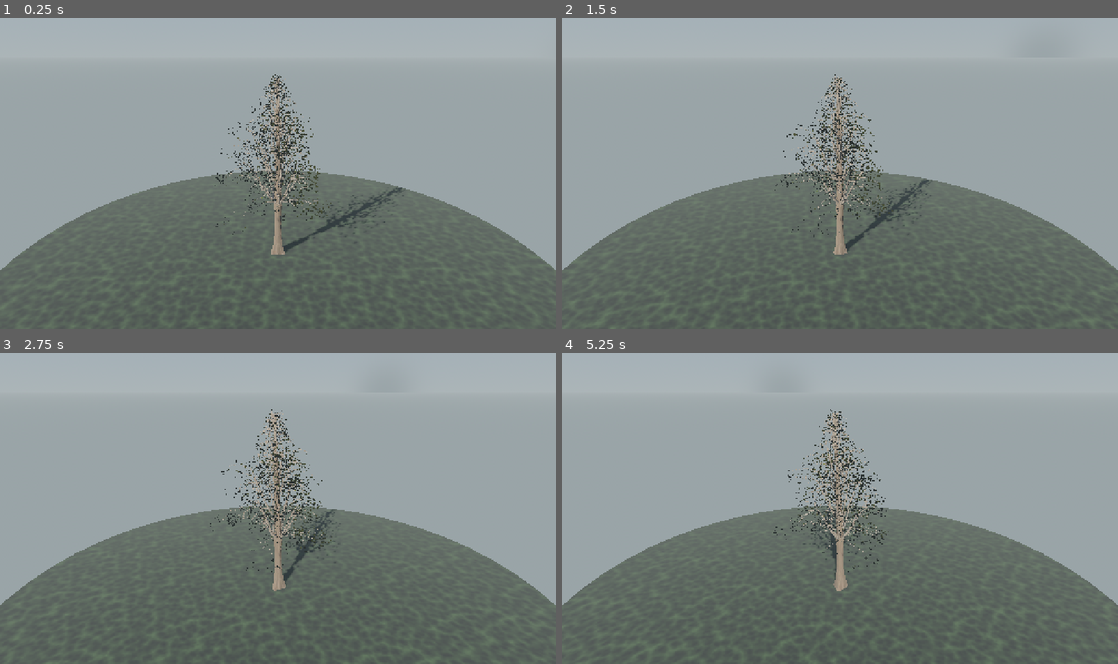
Above: before the commit, frames 1-4 (two rows, left to right).
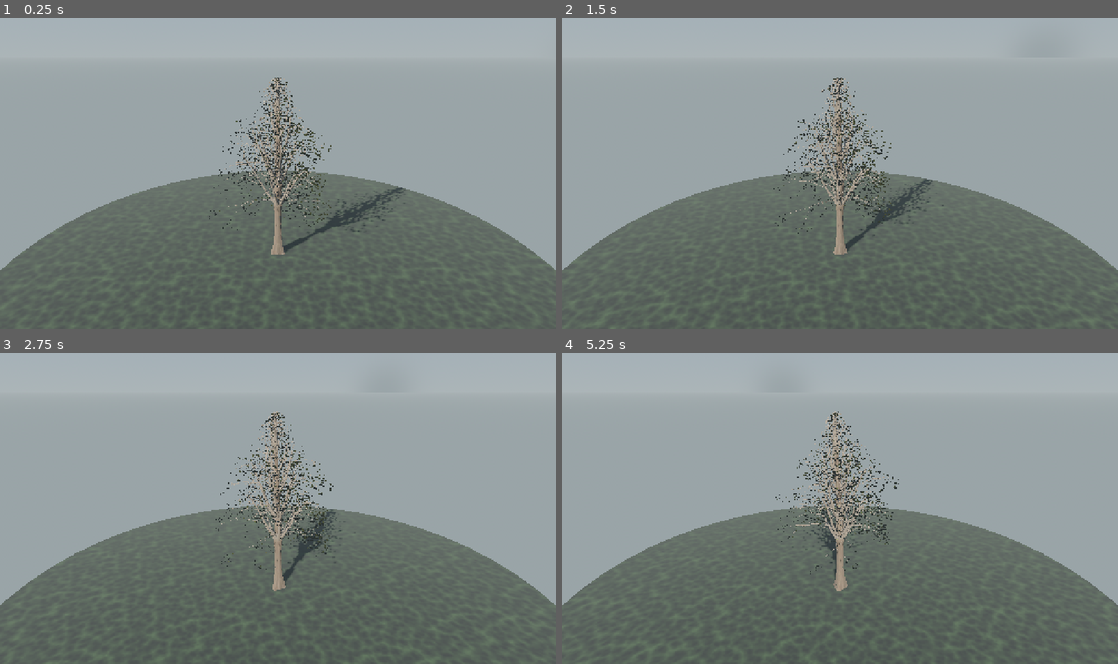
Above: after the commit, the same moments.

Repository: mehmetdem2005/Acik-dunya_oyun
Game: Godot game, scene res://scenes/world/pine_tree_scene.tscn
The game is run twice, just before and just after one commit, with the same random seed, the same clock (stepped at 60 frames per second) and the same inputs. This scene is started directly instead of the project's main scene.
Inputs (mouse positions are in pixels of both pictures, inside the frame that each line leads up to):
- Up to frame 1 (0.25 s): no input
- Up to frame 2 (1.5 s): move the mouse to (962, 157) at 0.52 s; hold D 0.53-1.25 s; hold Shift 0.53-1.25 s; click (962, 157) at 0.67 s; tap Space at 0.77 s; drag from (728, 189) to (812, 235) at 1.27 s
- Up to frame 3 (2.75 s): move the mouse to (333, 440) at 2.02 s; hold D from 2.03 s (still down); hold Shift from 2.03 s (still down)
- Up to frame 4 (5.25 s): release D at 2.75 s; release Shift at 2.75 s; drag from (812, 570) to (673, 461) at 2.77 s; move the mouse to (1006, 555) at 3.52 s; hold A 3.53-4.25 s; hold Shift 3.53-4.25 s; tap Space at 3.77 s; drag from (673, 461) to (756, 430) at 4.27 s; move the mouse to (867, 508) at 5.02 s; hold S from 5.03 s (still down); hold Shift from 5.03 s (still down); click (867, 508) at 5.17 s

The runs differ from the first frame. In frame 1, 2.8% of the frame differs, in the area x 37-73%, y 18-76%; in frame 2, 2.8%; in frame 3, 2.6%; in frame 4, 2.6%.

Commit message:
Geçiş yumuşatma: kalın dal + uzun yumuşak yaka, daha az çalımsı twig
Self-render (yaprak-gizli odun) ile doğrulandı:
- Ana dal r0v lerp(0.13,0.27)->(0.20,0.36); level2 min yarıçap
  0.004->0.014 -> dal gövdeden ince-sopa değil, kalın akarak çıkıyor.
- Yaka r0*0.6 ^2.0 (f*5) -> r0*1.05 ^1.5 (f*3) -> daha uzun/yumuşak
  geçiş (keskinlik giderildi).
- Pinnat lateral 2->1 -> çalımsı ince twig azaldı.
- Gövde oluk/mikro genliği 0.07/0.014 -> 0.038/0.007 -> yüzey
  daha yumuşak (sert sırt yok).
Üçgen ~54.6k (perf korunur).

https://claude.ai/code/session_01SAupt6yXBr9DzE6Ykd1e1F

Diff:
--- a/mouse_open_world_clean_project/scripts/world/pine/pine_mesh.gd
+++ b/mouse_open_world_clean_project/scripts/world/pine/pine_mesh.gd
@@ -121,8 +121,8 @@
 		elif lvl == 1 and not bool(stem.get("is_root", false)):
 			# Dal-gövde YAKASI: dipte yumuşak şişme + hızlı incelme ->
 			# dal gövdeye saplanmış çubuk değil, organik bağlanır.
-			rad0 += r0 * 0.6 * pow(maxf(1.0 - f0 * 5.0, 0.0), 2.0)
-			rad1 += r0 * 0.6 * pow(maxf(1.0 - f1 * 5.0, 0.0), 2.0)
+			rad0 += r0 * 1.05 * pow(maxf(1.0 - f0 * 3.0, 0.0), 1.5)
+			rad1 += r0 * 1.05 * pow(maxf(1.0 - f1 * 3.0, 0.0), 1.5)
 		# Per-side payanda lobu (yalnız govde; dipte guclu, yukari soner).
 		var lobe0: float = (flare_l * pow(maxf(1.0 - f0 * 4.0, 0.0), 2.0)) if lvl == 0 else 0.0
 		var lobe1: float = (flare_l * pow(maxf(1.0 - f1 * 4.0, 0.0), 2.0)) if lvl == 0 else 0.0
@@ -173,10 +173,10 @@
 				var mic1: float = sin(ah1 * 21.0 + f1 * 27.0)
 				var hf0: float = clampf(1.0 - f0 * 0.55, 0.45, 1.0)
 				var hf1: float = clampf(1.0 - f1 * 0.55, 0.45, 1.0)
-				r00 *= 1.0 + (flu0 * 0.07 + swy0 * 0.045 + mic0 * 0.014) * hf0
-				r10 *= 1.0 + (flu1 * 0.07 + swy0 * 0.045 + mic1 * 0.014) * hf0
-				r01 *= 1.0 + (flu0 * 0.07 + swy1 * 0.045 + mic0 * 0.014) * hf1
-				r11 *= 1.0 + (flu1 * 0.07 + swy1 * 0.045 + mic1 * 0.014) * hf1
+				r00 *= 1.0 + (flu0 * 0.038 + swy0 * 0.045 + mic0 * 0.007) * hf0
+				r10 *= 1.0 + (flu1 * 0.038 + swy0 * 0.045 + mic1 * 0.007) * hf0
+				r01 *= 1.0 + (flu0 * 0.038 + swy1 * 0.045 + mic0 * 0.007) * hf1
+				r11 *= 1.0 + (flu1 * 0.038 + swy1 * 0.045 + mic1 * 0.007) * hf1
 				var bf0: float = pow(maxf(1.0 - f0 * 4.0, 0.0), 2.2)
 				var bf1: float = pow(maxf(1.0 - f1 * 4.0, 0.0), 2.2)
 				var rl0: float = 0.30 + 0.55 * maxf(sin(ah0 * 3.0 + tseed * 0.5), 0.0)
--- a/mouse_open_world_clean_project/scripts/world/pine/pine_skeleton.gd
+++ b/mouse_open_world_clean_project/scripts/world/pine/pine_skeleton.gd
@@ -111,7 +111,7 @@
 				continue
 			var a: float = aaccum + ajit + lean * cos(aaccum - lean_ph)
 			var age := 1.0 - tf
-			var r0v: float = tr * lerp(0.13, 0.27, age) * rjit
+			var r0v: float = tr * lerp(0.20, 0.36, age) * rjit
 			# Dal GÖVDE DERİSİNDEN doğar (eksene değil) ve dibe gömülüdür:
 			# çubuk gibi delip geçmez; gövde tümseği + yaka ile kaynaşır.
 			var sp_axis := _sample(trunk, h01)
@@ -230,7 +230,7 @@
 		if L < 0.1:
 			continue
 		var child := _grow(sp, dir, L, int(cfg.get("shoot_segment", 7)), 0.3 + 0.45 * tf, 0.08, 0.10, wob)
-		var r0v: float = maxf(p_r1 * rmul, 0.004)
+		var r0v: float = maxf(p_r1 * rmul, 0.014)
 		child["level"] = 2
 		child["parent"] = pidx
 		child["depth01"] = tf
@@ -303,7 +303,7 @@
 	# Eksen boyunca PİNNAT yan dalcıklar: çatallanma yalnız uçta değil,
 	# orta/dipte de (gerçek çam frond'u). Uç (is_tip) -> ucuz, odun yok.
 	if depth >= 2:
-		for li in range(2):
+		for li in range(1):
 			var lu: float = 0.40 + 0.26 * float(li)        # ~0.40, 0.66
 			var lwob: float = _rng.randf_range(-1.0, 1.0)
 			var lang: float = deg_to_rad(_rng.randf_range(32.0, 55.0))
